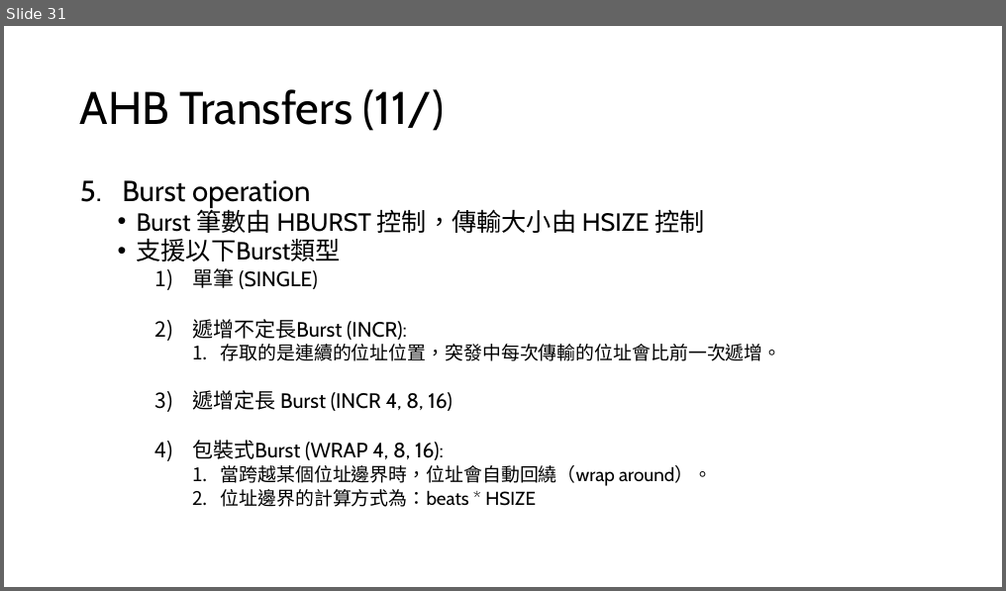
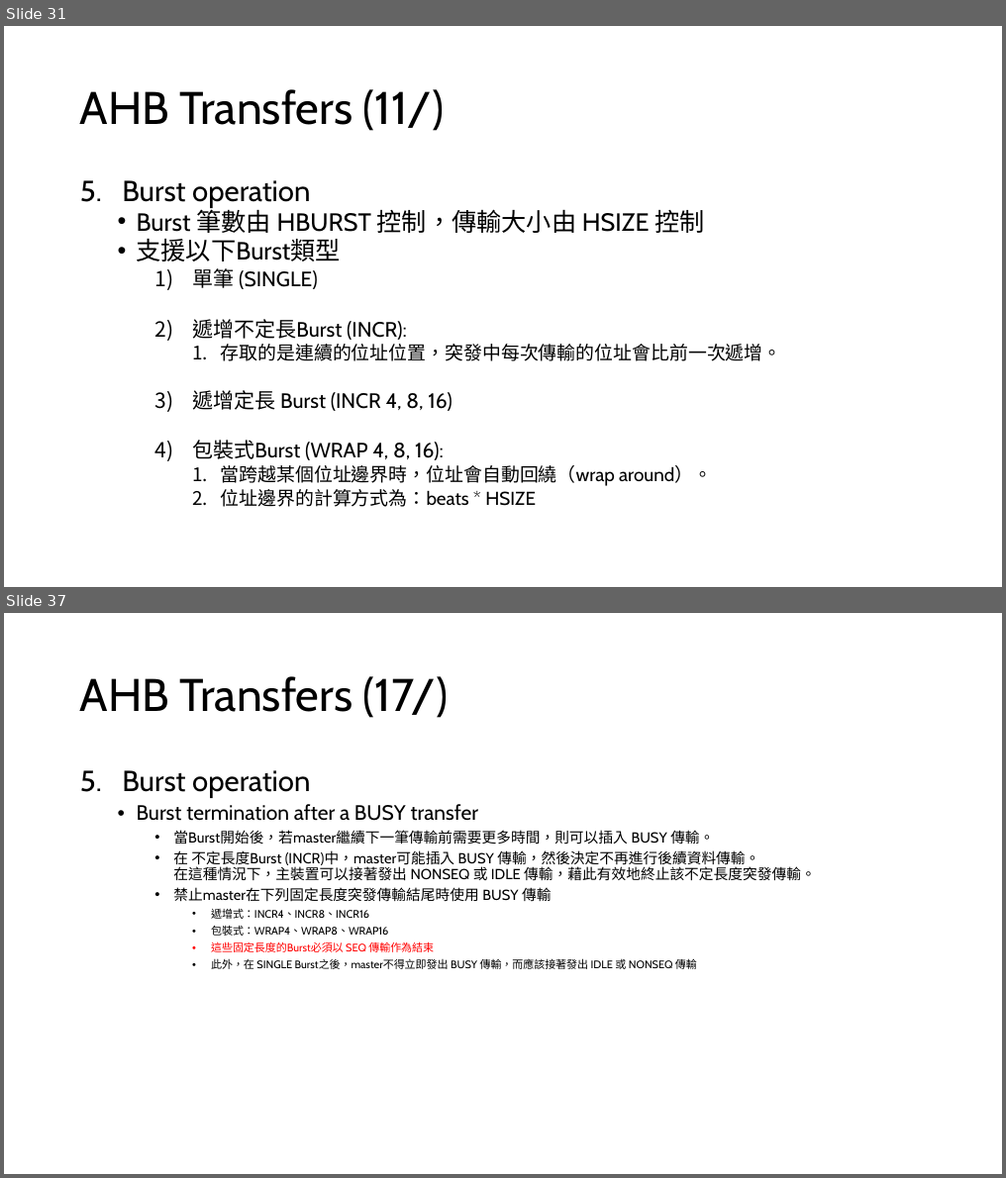
Before and after one commit to s9001055/DV_learning, a slide deck: AMBA/AMBA_learning.pptx. Shown one above the other, each under a label of ours: slide 31 before the commit, slides 31 and 37 after it; the slides between them are not shown. The pictures are 1006x591 and 1006x1178 pixels, drawn with LibreOffice and Linux fonts; fonts in the diff are those of the drawing. Boxes give left, top, right and bottom in pixels: in the first picture for what was removed or moved away, otherwise in the second. Text is boxed around its words. In the diff, an @@ line names an element or a change of style, - is before the commit and + after.

Commit message:
Modify: AMBA/AMBA_learning.pptx 1. Add: chapter2 AHB Burst operation 2. Add: chapter2 AHB Waited transfers

```diff
--- a/AMBA/AMBA_learning.pptx
+++ b/AMBA/AMBA_learning.pptx
@@ slide 37 added at (4, 613, 1002, 1174), background #FFFFFF @@
@@ title added at (80, 676, 449, 718), 44 pt, text #000000 @@
+AHB Transfers (17/)
@@ text added at (122, 770, 815, 969), 14 pt, text #000000 @@
+5. Burst operation
+  • Burst termination after a BUSY transfer
+    • 當Burst開始後，若master繼續下一筆傳輸前需要更多時間，則可以插入 BUSY 傳輸。
+    • 在 不定長度Burst (INCR)中，master可能插入 BUSY 傳輸，然後決定不再進行後續資料傳輸。
+      在這種情況下，主裝置可以接著發出 NONSEQ 或 IDLE 傳輸，藉此有效地終止該不定長度突發傳輸。
+    • 禁止master在下列固定長度突發傳輸結尾時使用 BUSY 傳輸
+      • 遞增式：INCR4、INCR8、INCR16
+      • 包裝式：WRAP4、WRAP8、WRAP16
+      • 這些固定長度的Burst必須以 SEQ 傳輸作為結束
+      • 此外，在 SINGLE Burst之後，master不得立即發出 BUSY 傳輸，而應該接著發出 IDLE 或 NONSEQ 傳輸
```
Also in this commit, not shown: 5 slides changed, 2 other slides added, 1 other file.
